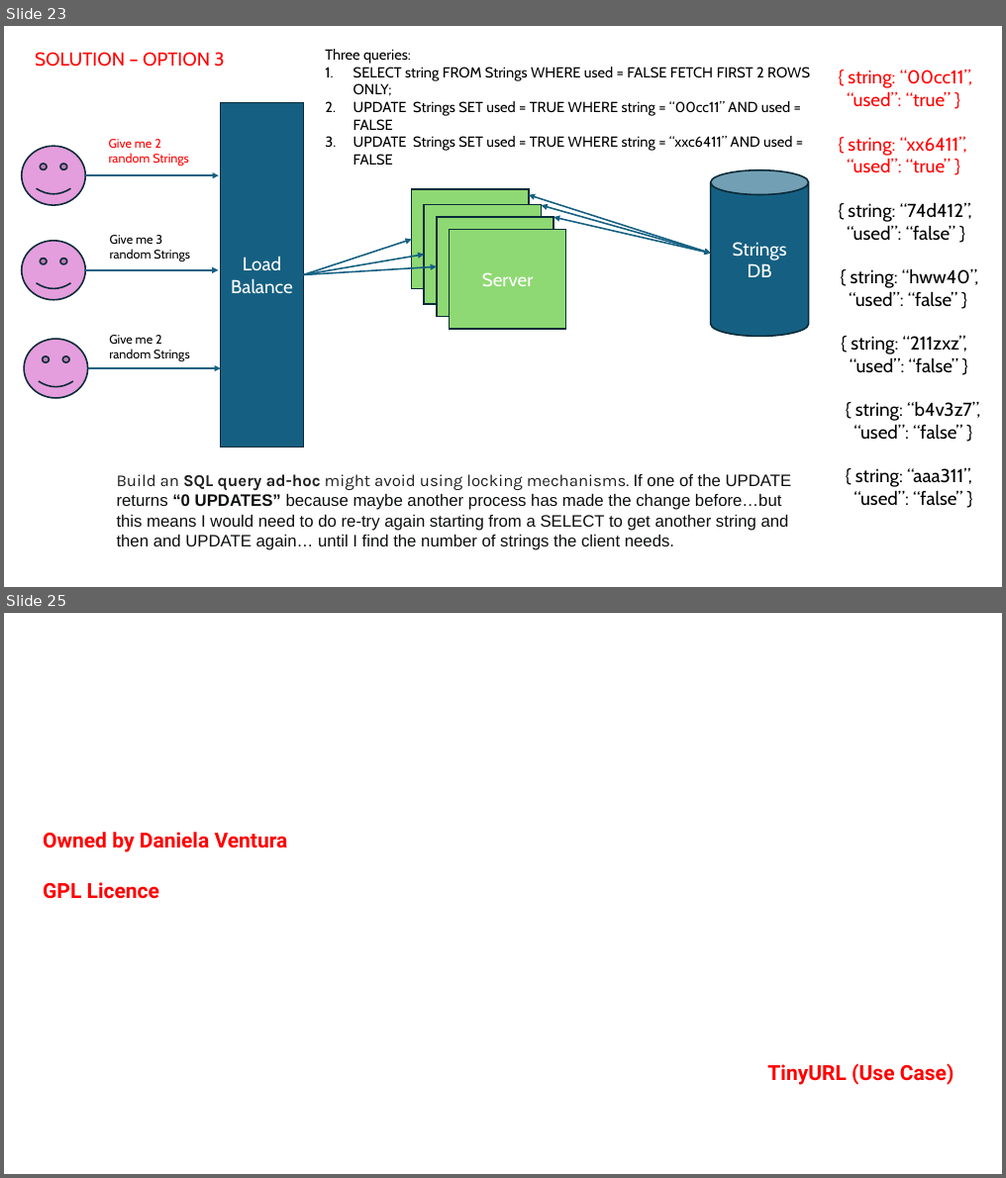
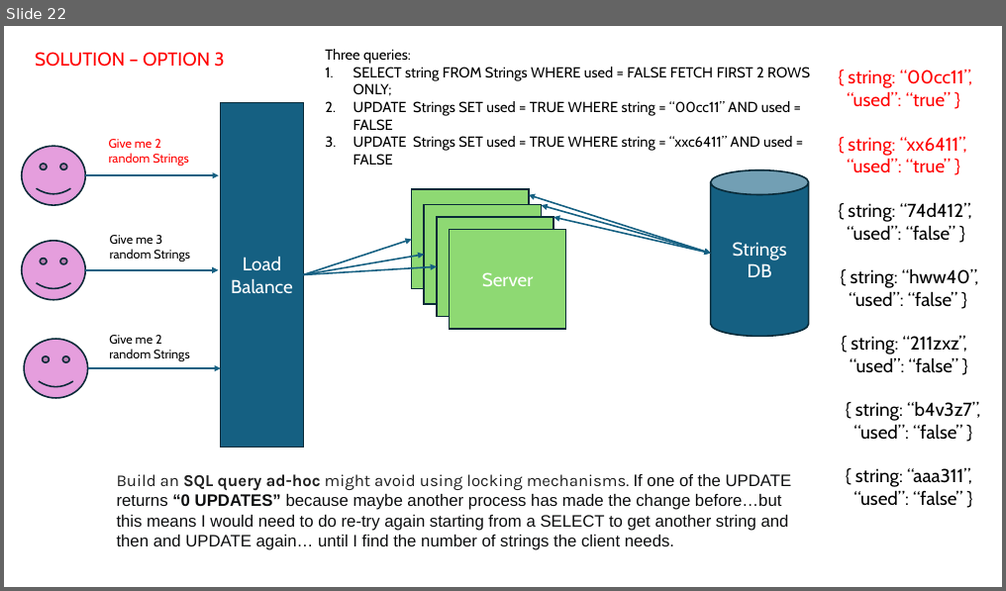
Before and after one commit to dventura3/system-design, a slide deck: docs/MySystemDesign_RangeOfCounter.pptx. Shown one above the other, each under a label of ours: slides 23 and 25 before the commit, slide 22 after it; the slides between them are not shown. The pictures are 1006x1178 and 1006x591 pixels, drawn with LibreOffice and Linux fonts; fonts in the diff are those of the drawing. Boxes give left, top, right and bottom in pixels: in the first picture for what was removed or moved away, otherwise in the second. Text is boxed around its words. In the diff, an @@ line names an element or a change of style, - is before the commit and + after.

```diff
--- a/docs/MySystemDesign_RangeOfCounter.pptx
+++ b/docs/MySystemDesign_RangeOfCounter.pptx
@@ slide 25 removed at <box>4,613,1002,1174</box>, background #FFFFFF @@
@@ text removed at <box>43,832,288,899</box> @@
-Owned by Daniela Ventura
-GPL Licence
@@ text removed at <box>767,1063,954,1085</box> @@
-TinyURL (Use Case)
@@ what was slide 23 is now slide 22 @@
```
Also in this commit, not shown: 3 other slides removed, 1 other file.
